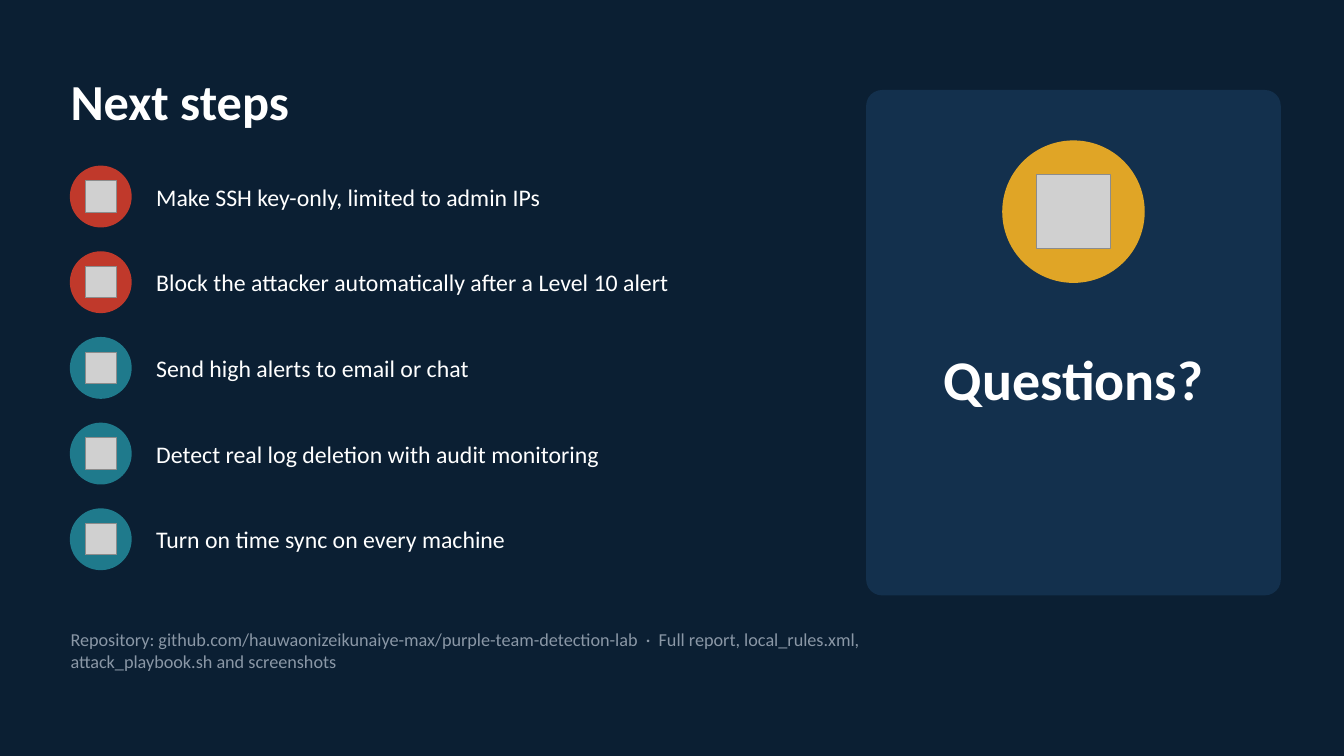
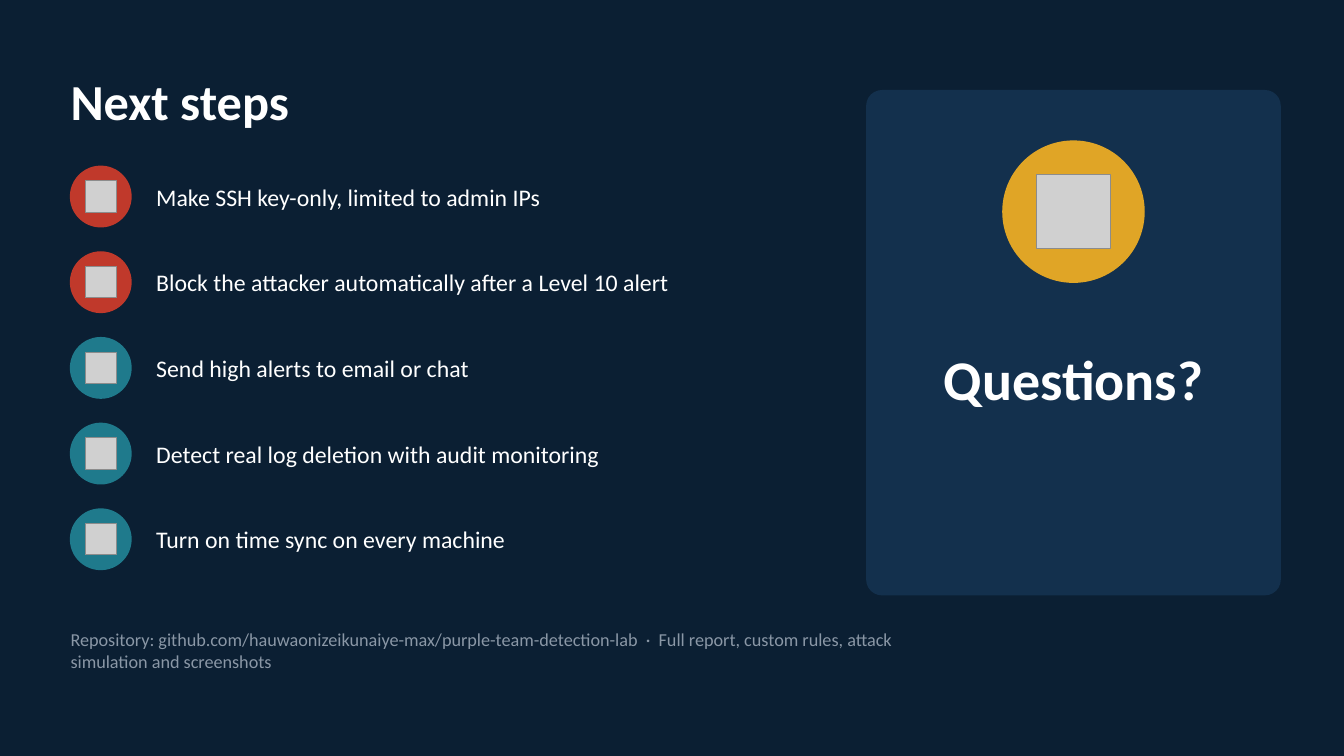
Before and after one commit to loops-anna/purple-team-detection-lab, a slide deck: slide 10 of docs/Wazuh_RedBlue_Presentation.pptx. Drawn at 1344x756 pixels with LibreOffice and Linux fonts; fonts in the diff are those of the drawing; grey boxes stand for pictures. Boxes give left, top, right and bottom in pixels: in the first picture for what was removed or moved away, otherwise in the second. Text is boxed around its words. In the diff, an @@ line names an element or a change of style, - is before the commit and + after.

```diff
--- a/docs/Wazuh_RedBlue_Presentation.pptx
+++ b/docs/Wazuh_RedBlue_Presentation.pptx
@@ text at (71,633,891,668): text changed @@
-Repository: github.com/hauwaonizeikunaiye-max/purple-team-detection-lab · Full report, local_rules.xml, attack_playbook.sh and screenshots
+Repository: github.com/hauwaonizeikunaiye-max/purple-team-detection-lab · Full report, custom rules, attack simulation and screenshots
```
Also in this commit, not shown: 1 other slide changed, 1 other file.
